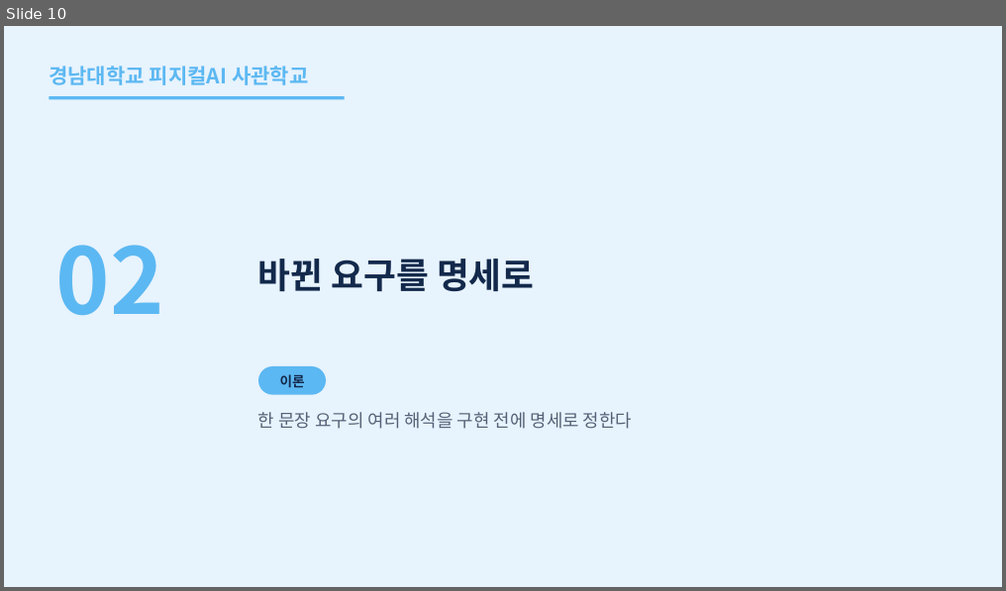
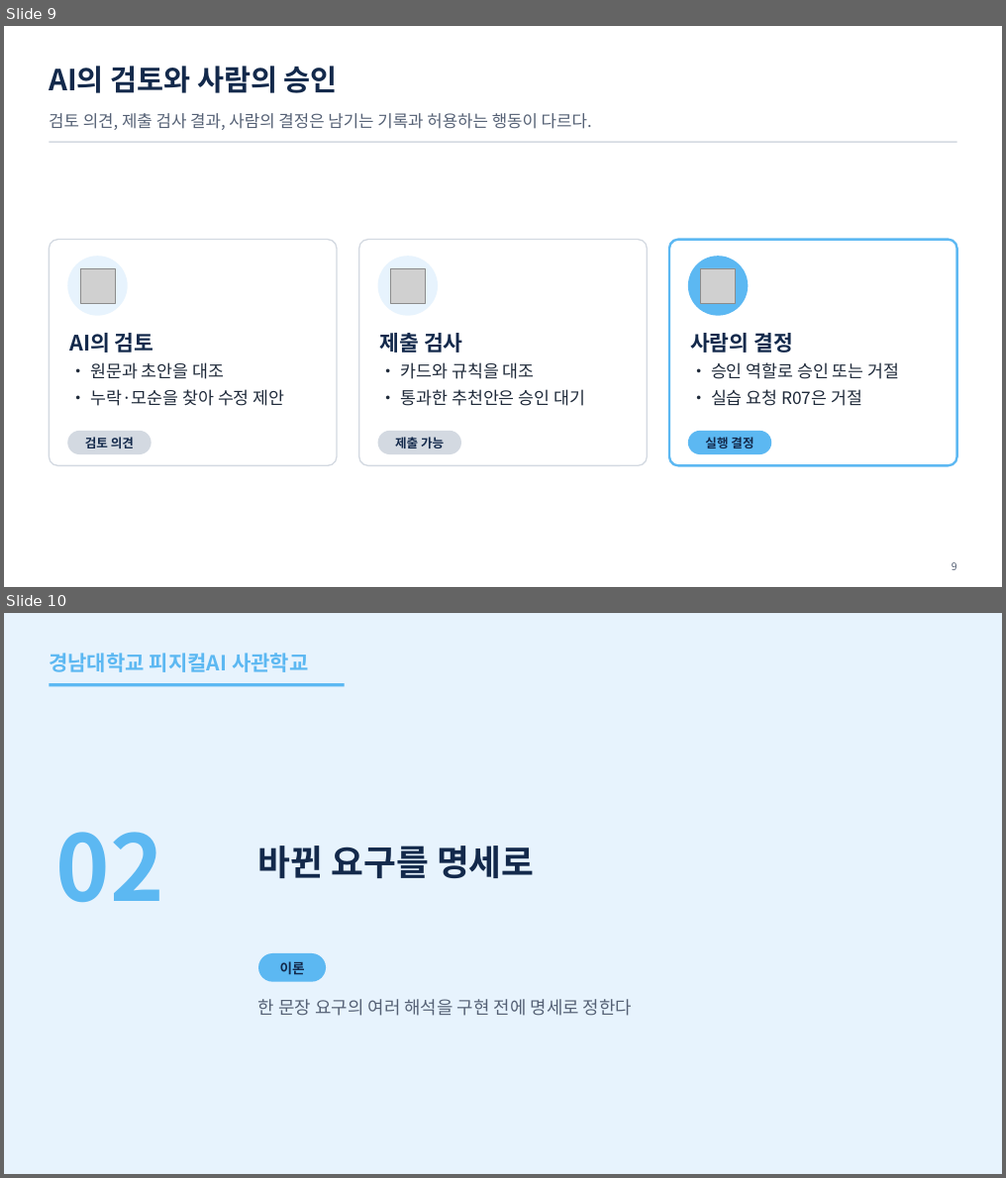
Before and after one commit to uengine-oss/hyd-iot-edu, a slide deck: workspace/강의제작/산출물/통합반/이론_오프라인/07회차/통합반_오프라인_07회차.pptx. Shown one above the other, each under a label of ours: slide 10 before the commit, slides 9 and 10 after it. The pictures are 1006x591 and 1006x1178 pixels, drawn with LibreOffice and Linux fonts; fonts in the diff are those of the drawing; grey boxes stand for pictures. Boxes give left, top, right and bottom in pixels: in the first picture for what was removed or moved away, otherwise in the second. Text is boxed around its words. In the diff, an @@ line names an element or a change of style, - is before the commit and + after.

Commit message:
통합반 현장 7회차 1~9장 승인 역할·결정 근거와 현장 질문을 확정

```diff
--- a/workspace/강의제작/산출물/통합반/이론_오프라인/07회차/통합반_오프라인_07회차.pptx
+++ b/workspace/강의제작/산출물/통합반/이론_오프라인/07회차/통합반_오프라인_07회차.pptx
@@ slide 9 added at [4,26,1002,587], background #FFFFFF @@
@@ text added at [49,66,338,93], 28 pt, text #13294B, bold @@
+AI의 검토와 사람의 승인
@@ text added at [49,113,592,130], 16 pt, text #556175 @@
+검토 의견, 제출 검사 결과, 사람의 결정은 남기는 기록과 허용하는 행동이 다르다.
@@ rectangle added at [49,141,957,143], fill #D3D9E1 @@
@@ rounded rectangle added at [49,240,337,467], fill #FFFFFF, outline #D3D9E1 1.25 pt @@
@@ ellipse added at [67,256,128,316], fill #E7F3FD @@
@@ rounded rectangle added at [358,240,647,467], fill #FFFFFF, outline #D3D9E1 1.25 pt @@
@@ ellipse added at [377,256,438,316], fill #E7F3FD @@
@@ rounded rectangle added at [669,240,957,467], fill #FFFFFF, outline #5CB8F2 2.25 pt @@
@@ ellipse added at [688,256,748,316], fill #5CB8F2 @@
@@ picture added at [80,269,115,303] @@
@@ picture added at [390,269,425,303] @@
@@ picture added at [701,269,736,303] @@
@@ text added at [69,333,285,406], 16.5 pt, text #1F2A3A @@
+AI의 검토
+• 원문과 초안을 대조
+• 누락·모순을 찾아 수정 제안
@@ text added at [380,333,585,406], 16.5 pt, text #1F2A3A @@
+제출 검사
+• 카드와 규칙을 대조
+• 통과한 추천안은 승인 대기
@@ text added at [690,333,899,406], 16.5 pt, text #1F2A3A @@
+사람의 결정
+• 승인 역할로 승인 또는 거절
+• 실습 요청 R07은 거절
@@ rounded rectangle added at [67,431,152,455], fill #D3D9E1 @@
@@ text added at [85,437,134,449], 12 pt, text #13294B, bold @@
+검토 의견
@@ rounded rectangle added at [377,431,461,455], fill #D3D9E1 @@
@@ text added at [395,437,444,449], 12 pt, text #13294B, bold @@
+제출 가능
@@ rounded rectangle added at [688,431,772,455], fill #5CB8F2 @@
@@ text added at [705,437,753,449], 12 pt, text #13294B, bold @@
+실행 결정
@@ text added at [951,563,957,570], 10 pt, text #556175 @@
+9
```
Also in this commit, not shown: 6 slides changed, 2 other slides added, 3 slides removed, 11 other files.
